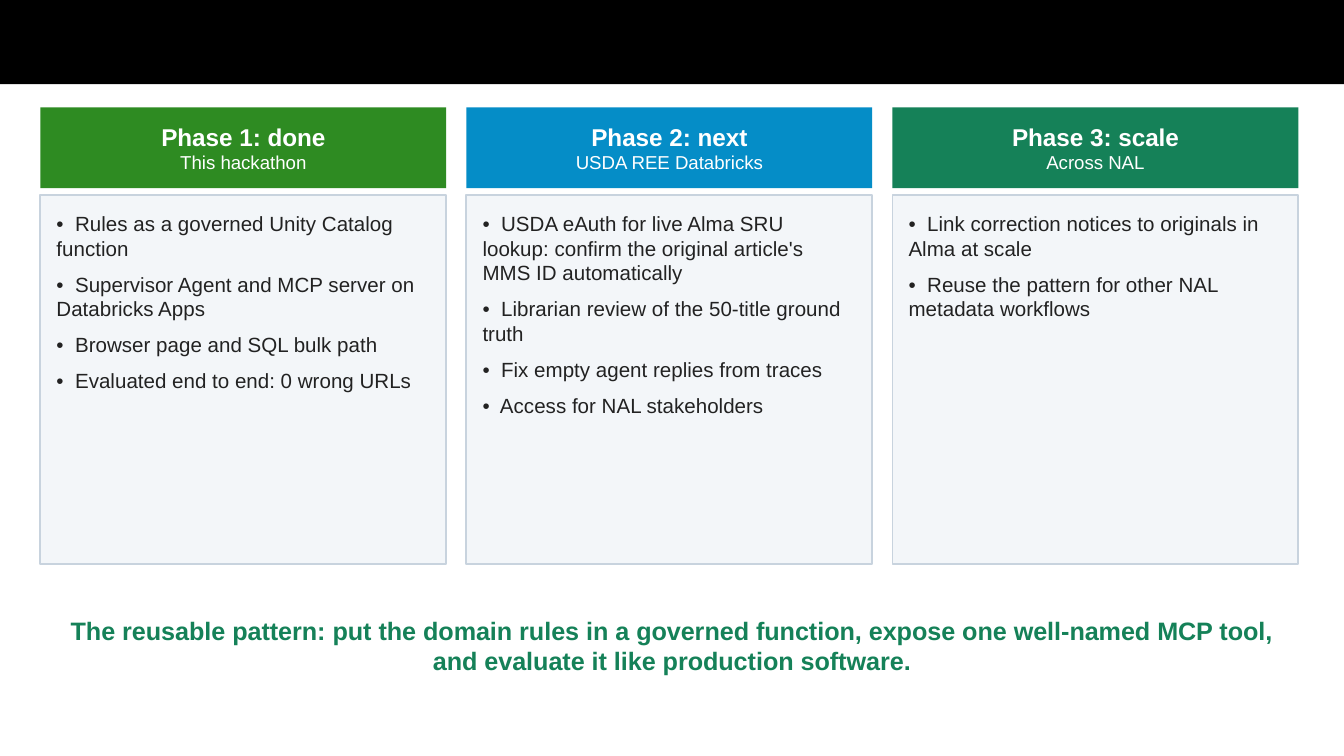
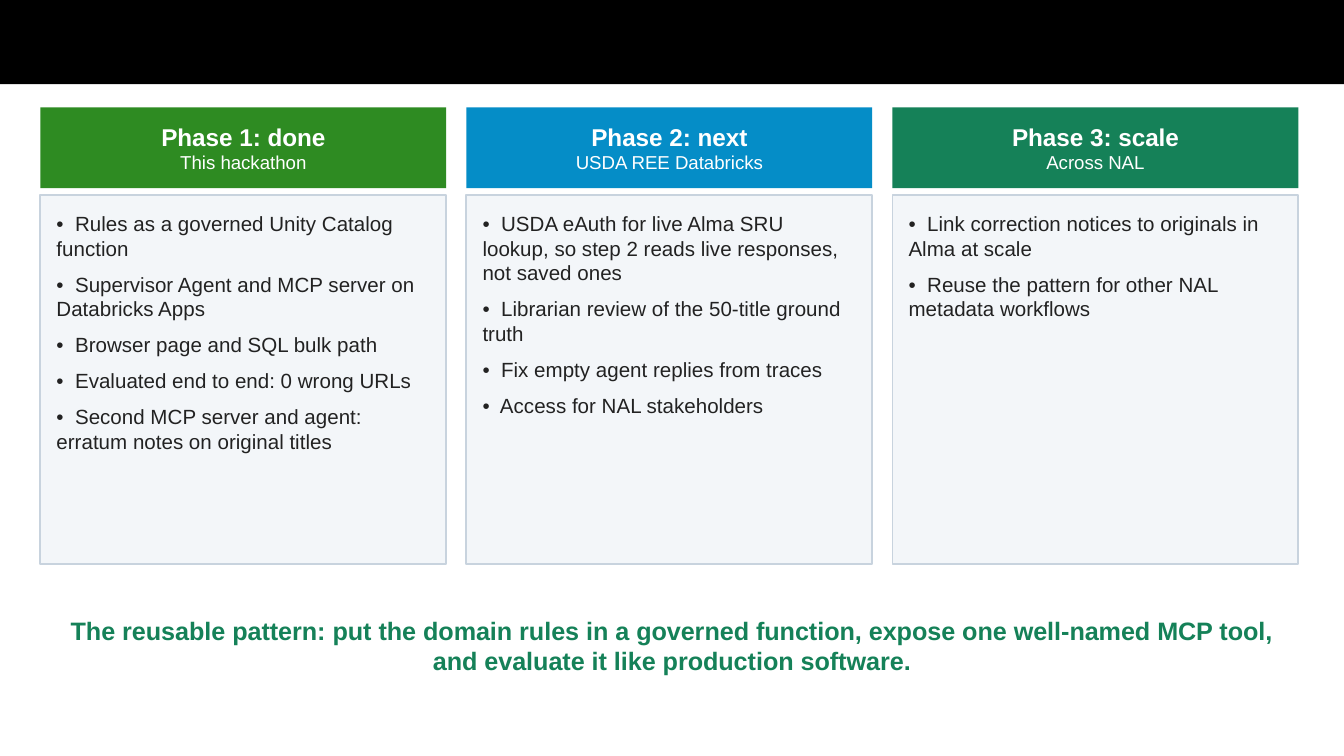
Before and after one commit to AmandaZXu-USDA/mcp-hackathon-demo-sru, a slide deck: slide 15 of submission/GSA-MCP-Hackathon-mcp-sru-syntax.pptx (slide 13 before the commit). Drawn at 1344x756 pixels with LibreOffice and Linux fonts; fonts in the diff are those of the drawing. Boxes give left, top, right and bottom in pixels: in the first picture for what was removed or moved away, otherwise in the second. Text is boxed around its words. In the diff, an @@ line names an element or a change of style, - is before the commit and + after.

```diff
--- a/submission/GSA-MCP-Hackathon-mcp-sru-syntax.pptx
+++ b/submission/GSA-MCP-Hackathon-mcp-sru-syntax.pptx
@@ text in rectangle at [483, 216, 838, 280]: text changed @@
-• USDA eAuth for live Alma SRU lookup: confirm the original article's MMS ID automatically
+• USDA eAuth for live Alma SRU lookup, so step 2 reads live responses, not saved ones
@@ text in rectangle at [56, 409, 361, 453]: paragraph added @@
+• Second MCP server and agent: erratum notes on original titles
```
Also in this commit, not shown: 2 other slides changed, 2 slides added, 18 other files.
